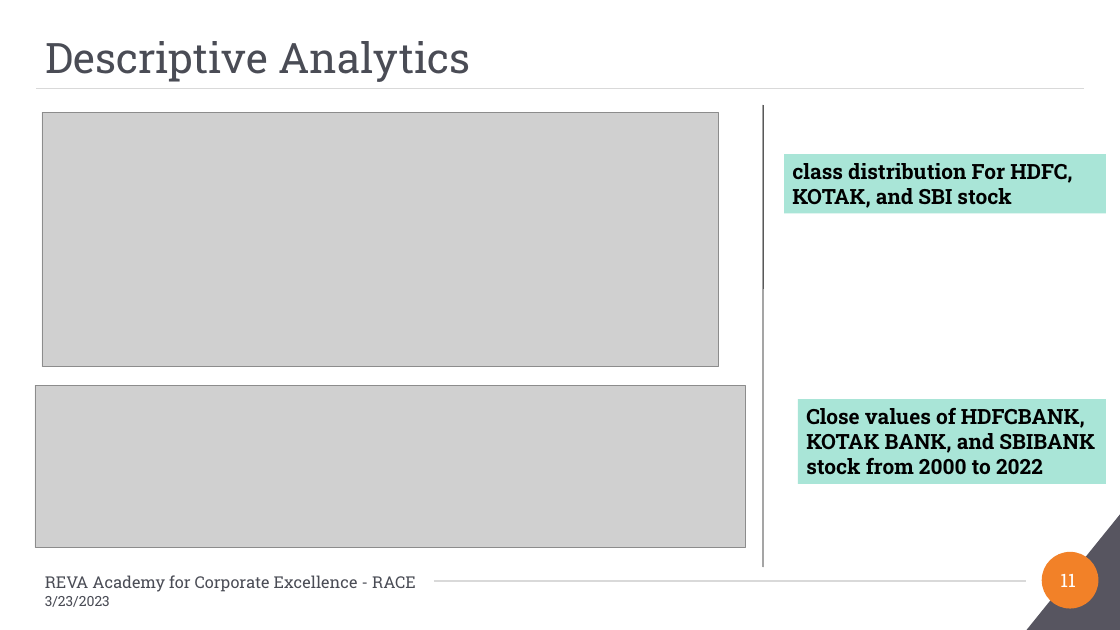
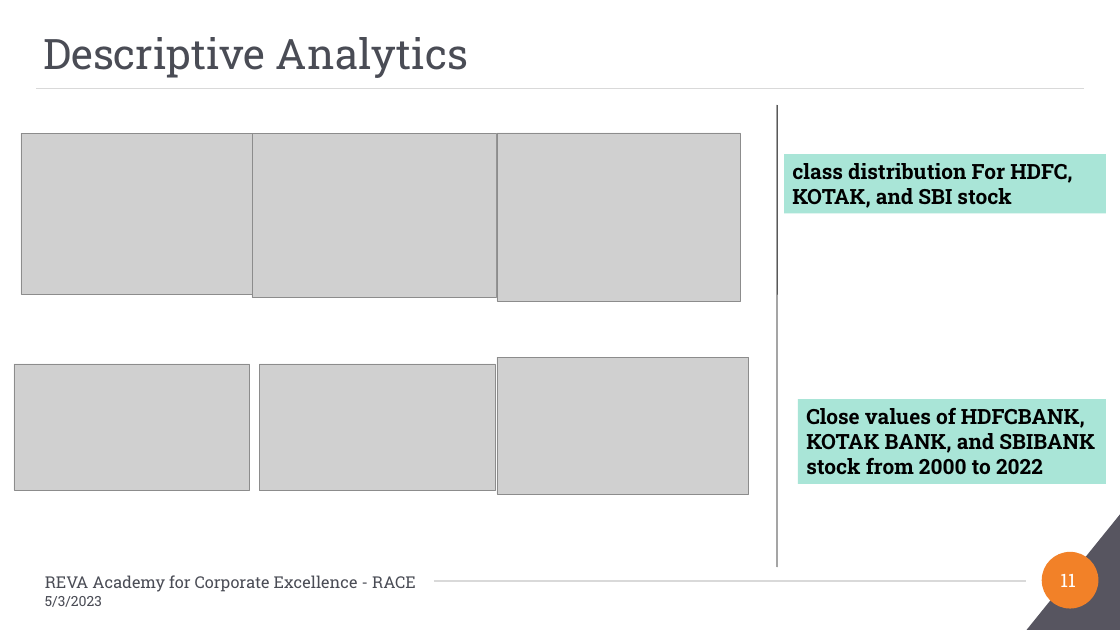
Before and after one commit to Embedded-org/ACCOMPLISHMENTS, a slide deck: slide 11 of RACE_CAPSTONE_PROJECT2/BA_Capstone Project_Final PPT_Anand Mohan_Direction Detection Selected Stocks_2023.pptx. Drawn at 1120x630 pixels with LibreOffice and Linux fonts; fonts in the diff are those of the drawing; grey boxes stand for pictures; background and template pictures are left out. Boxes give left, top, right and bottom in pixels: in the first picture for what was removed or moved away, otherwise in the second. Text is boxed around its words. In the diff, an @@ line names an element or a change of style, - is before the commit and + after.

```diff
--- a/RACE_CAPSTONE_PROJECT2/BA_Capstone Project_Final PPT_Anand Mohan_Direction Detection Selected Stocks_2023.pptx
+++ b/RACE_CAPSTONE_PROJECT2/BA_Capstone Project_Final PPT_Anand Mohan_Direction Detection Selected Stocks_2023.pptx
@@ text "Descriptive Analytics": place and size @@
-text "Descriptive Analytics" at [46, 41, 470, 82]
+text "Descriptive Analytics" at [43, 37, 468, 78]
@@ picture removed at [42, 112, 718, 366] @@
@@ line moved from (764, 105) - (763, 567) to (777, 105) - (777, 567) @@
@@ table added at [21, 140, 757, 329], 1 rows, 3 columns @@
+ |  | 
@@ picture added at [21, 133, 252, 294] @@
@@ picture added at [252, 133, 497, 297] @@
@@ picture added at [497, 133, 741, 301] @@
@@ table added at [14, 357, 763, 504], 1 rows, 3 columns @@
+ |  | 
@@ picture added at [497, 357, 749, 494] @@
@@ picture added at [14, 364, 250, 490] @@
@@ picture removed at [35, 385, 745, 548] @@
@@ picture added at [259, 364, 495, 491] @@
@@ text at [45, 596, 102, 607]: text changed @@
-3/23/2023
+5/3/2023
```
Also in this commit, not shown: 20 other slides changed, 2 other files.
